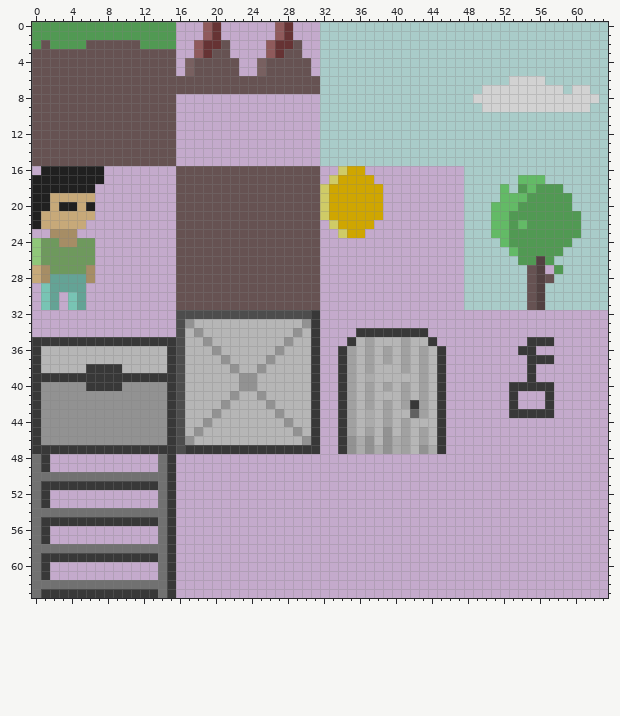
One commit to this pixel-art sprite: game/sprites/sprites-scetch.png. Above, as it was before the edit.
The file is 64x64 pixels. Colours within 5 levels of each other are drawn and written as one.
New version:
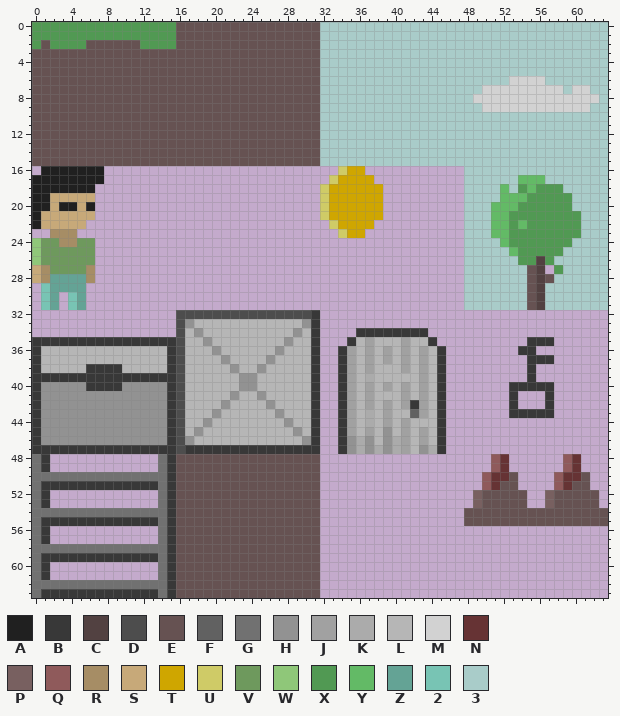
Palette (. is transparent): A #202020  B #383838  C #524141  D #4d4d4d  E #665252  F #616161  G #717171  H #929292  J #a1a1a1  K #ababab  L #b6b6b6  M #d2d2d2  N #663334  P #786060  Q #8f5a5b  R #a68d65  S #c7a979  T #cfa600  U #cfcb67  V #6e995d  W #8fc779  X #519953  Y #63ba66  Z #64a395  2 #78c4b4  3 #a9ccc9
Diff:
There is now colour E in rows 0 to 1 at x 16 to 18, 21 to 26 and 29 to 31; in rows 2 to 3 at x 16 to 17, 22 to 25 and 30 to 31; in rows 4 to 5 at x 16, 23 to 24 and 31; in rows 8 to 15 at x 16 to 31; in rows 48 to 49 at x 16 to 31; in row 50 at x 16 to 31, 53 and 61.
There is now colour E in row 51 at x 16 to 31, 52 to 53 and 60 to 61; in rows 52 to 53 at x 16 to 31, 50 to 54 and 58 to 62; in rows 54 to 55 at x 16 to 31 and 48 to 63; in rows 56 to 63 at x 16 to 31.
The edit turns colour N into colour E in rows 0 to 1 at x 20 and 28; in row 2 at x 19 to 20 and 27 to 28; in row 3 at x 19 and 27.
The edit turns colour P into colour E in rows 4 to 5 at x 17 and 25.
The edit turns colour Q into colour E in rows 0 to 1 at x 19 and 27; in rows 2 to 3 at x 18 and 26.
There is now colour N in rows 48 to 49 at x 52 and 60; in row 50 at x 51 to 52 and 59 to 60; in row 51 at x 51 and 59.
There is now colour P in rows 52 to 53 at x 49 and 57.
There is now colour Q in rows 48 to 49 at x 51 and 59; in rows 50 to 51 at x 50 and 58.
The edit erases colour E in rows 16 to 31 at x 16 to 31.
